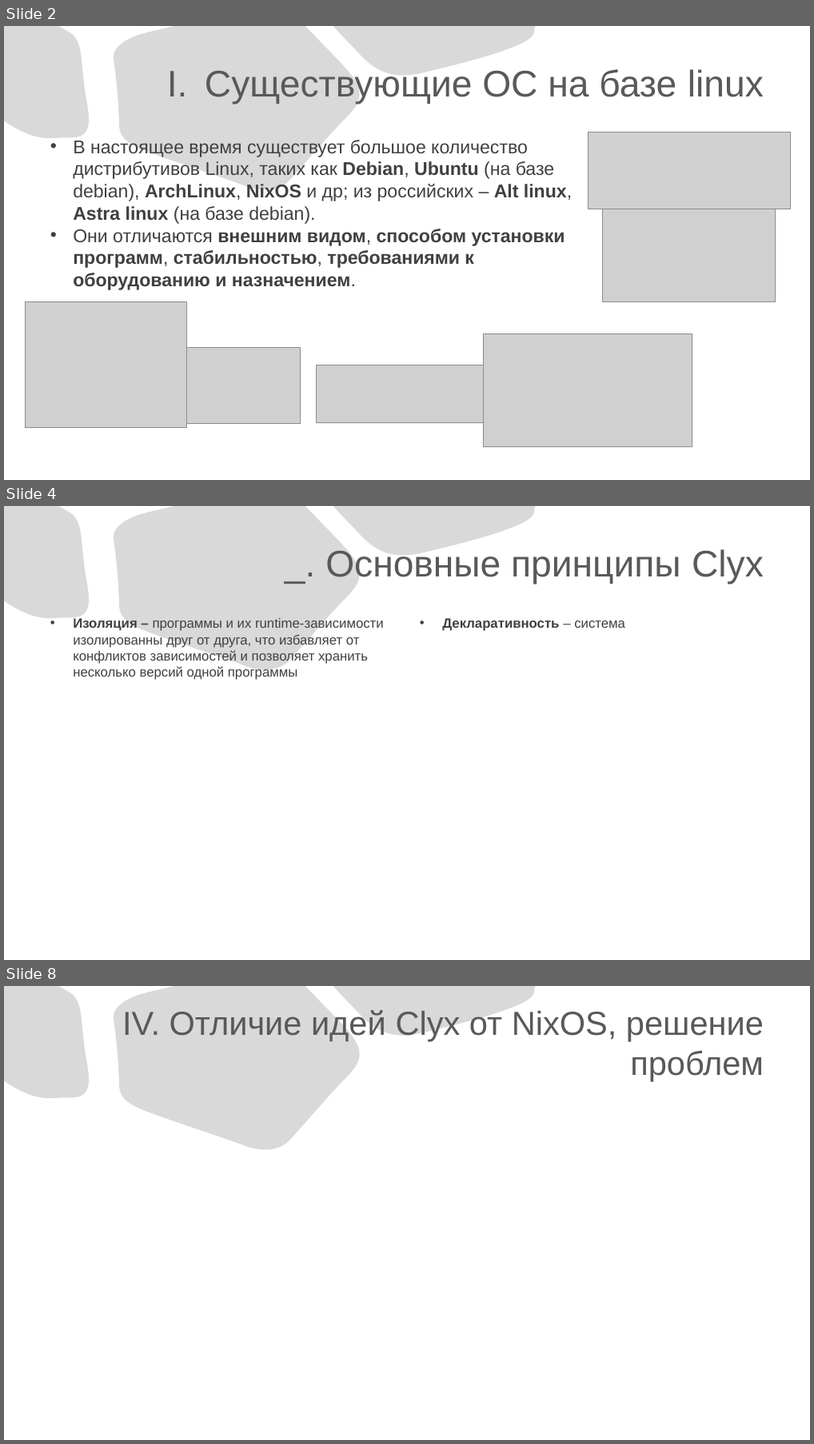
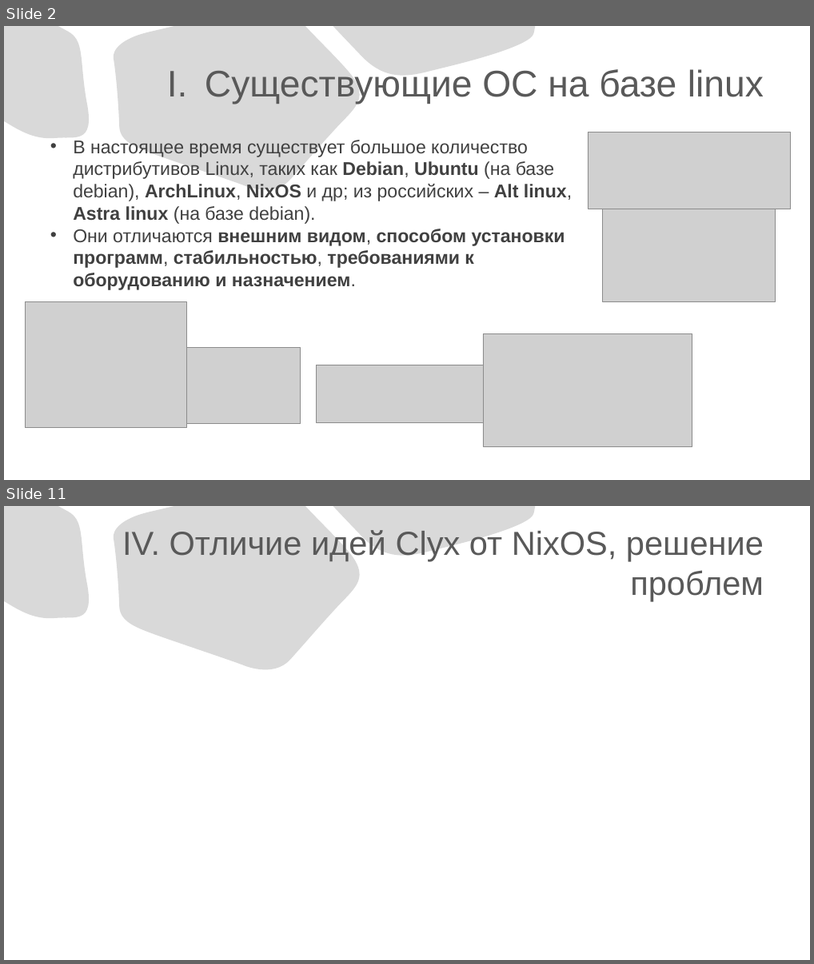
Before and after one commit to slawacats/clyx, a slide deck: ClyxOS.pptx. Shown one above the other, each under a label of ours: slides 2, 4 and 8 before the commit, slides 2 and 11 after it; the slides between them are not shown. The pictures are 814x1444 and 814x964 pixels, drawn with LibreOffice and Linux fonts; fonts in the diff are those of the drawing; grey boxes stand for pictures. Boxes give left, top, right and bottom in pixels: in the first picture for what was removed or moved away, otherwise in the second. Text is boxed around its words. In the diff, an @@ line names an element or a change of style, - is before the commit and + after.

Commit message:
:D modified:   ClyxOS.pptx modified:   clyx.drawio

```diff
--- a/ClyxOS.pptx
+++ b/ClyxOS.pptx
@@ slide 4 removed at [4, 506, 810, 960], background #FFFFFF; not listed: 3 template elements that a slide beside it also shows @@
@@ title removed at [326, 549, 764, 584] @@
-_. Основные принципы Clyx
@@ text removed at [73, 618, 384, 680] @@
-• Изоляция – программы и их runtime-зависимости изолированны друг от друга, что избавляет от конфликтов зависимостей и позволяет хранить несколько версий одной программы
@@ text removed at [442, 618, 626, 631] @@
-• Декларативность – система
@@ what was slide 8 is now slide 11 @@
```
Also in this commit, not shown: 4 slides changed, 4 slides added, 1 other file.
